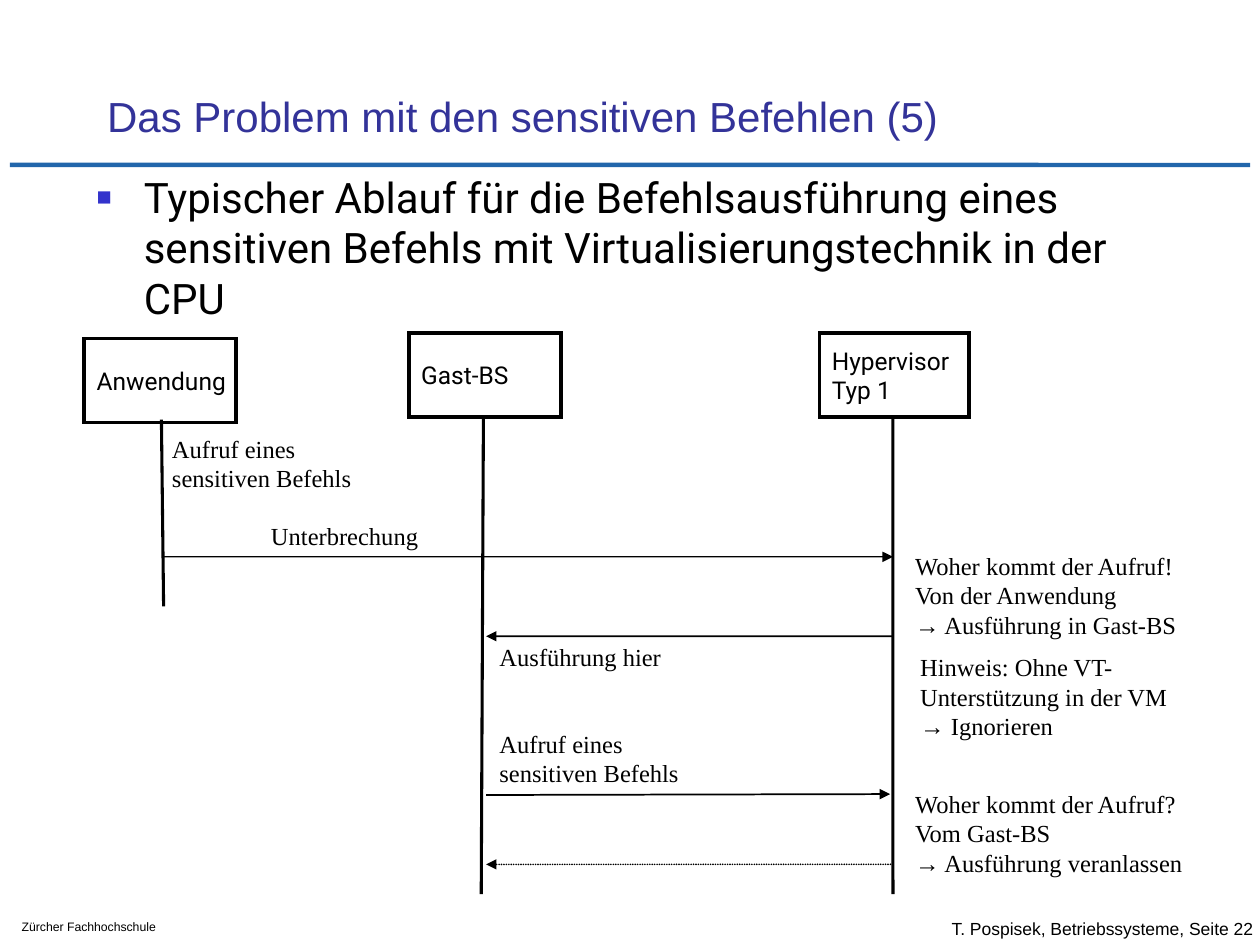
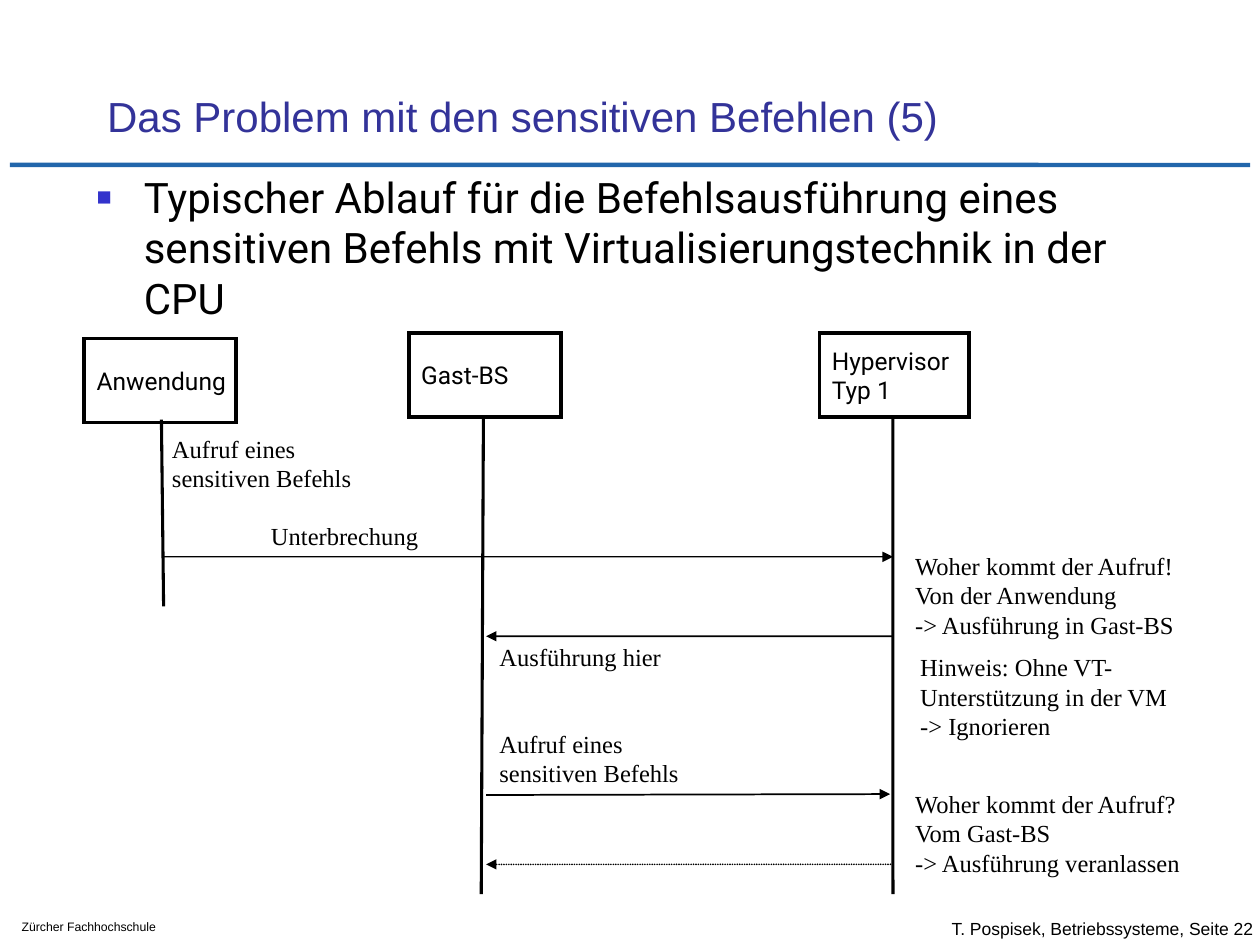
Before and after one commit to tpo/betriebssysteme, a slide deck: slide 22 of 13_Betriebssystemvirtualisierung.odp. Drawn at 1260x945 pixels with LibreOffice and Linux fonts; fonts in the diff are those of the drawing; background and template pictures are left out. Boxes give left, top, right and bottom in pixels: in the first picture for what was removed or moved away, otherwise in the second. Text is boxed around its words. In the diff, an @@ line names an element or a change of style, - is before the commit and + after.

```diff
--- a/13_Betriebssystemvirtualisierung.odp
+++ b/13_Betriebssystemvirtualisierung.odp
@@ text at [942, 616, 1173, 639]: text changed @@
-→ Ausführung in Gast-BS
+-> Ausführung in Gast-BS
@@ text at [948, 718, 1050, 741]: text changed @@
-→ Ignorieren
+-> Ignorieren
@@ text at [942, 854, 1179, 877]: text changed @@
-→ Ausführung veranlassen
+-> Ausführung veranlassen
```
Also in this commit, not shown: 9 other slides changed, 3 other files.
